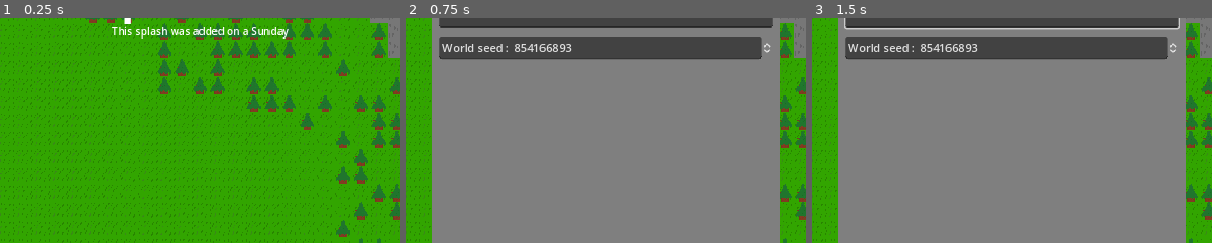
Above: before the commit, frames 1-3 (left to right).
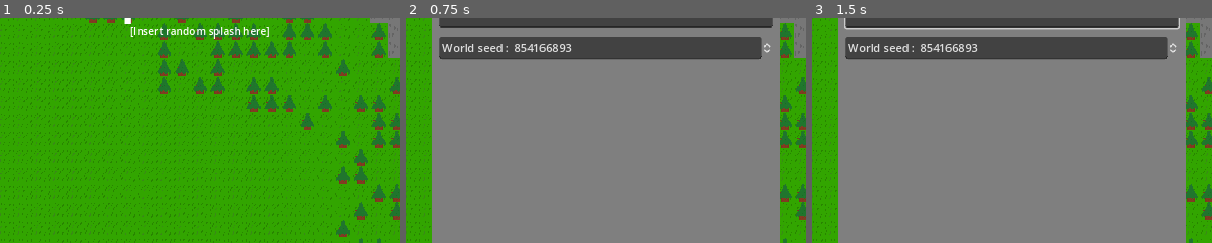
Above: after the commit, the same moments.

Repository: GamerninjaSKYT/OpenBox
Game: Godot game, scene res://MainMenu.tscn
Same seed, same stepped clock (60 frames per second), same inputs: the game is played once before the commit and once after it.
Inputs (mouse positions are % of the whole screen's width and height, from its top left):
- Up to frame 1 (0.25 s): no input
- Up to frame 2 (0.75 s): click "New Game" at 0.5 s
- Up to frame 3 (1.5 s): click (50, 11) at 1.27 s; type "Alex" at 1.35 s
The pictures show only the part of the screen within x 25-75%, y 15-65%; the shares and areas given below are measured in that part.

The runs differ from the first frame. In frame 1, 1.0% of the frame differs, in the area x 28-73%, y 3-10%; in frame 2, nothing differs; in frame 3, nothing differs.

Commit message:
bug fixes + new main menu splash text

Diff:
--- a/FurnaceUI.gd
+++ b/FurnaceUI.gd
@@ -15,7 +15,7 @@
 	if inv.ui.visible:
 		if inv.items[fuel.id] != null:
 			var f = inv.items[fuel.id].item.fuel * inv.items[fuel.id].count
-			if f > 1:
+			if f != 1:
 				fuelamount.text = str(f) + " fuel points"
 			else:
 				fuelamount.text = "1 fuel point"
@@ -25,7 +25,7 @@
 			for r in m.recipes_furnace:
 				if r.input.id == inv.items[input.id].item.id:
 					var n = r.fuelneeded * inv.items[input.id].count
-					if n > 1:
+					if n != 1:
 						neededamount.text = str(n) + " fuel points needed"
 					else:
 						neededamount.text = "1 fuel point needed"
--- a/Items/wood.tres
+++ b/Items/wood.tres
@@ -19,4 +19,4 @@
 can_rotate = true
 mining_tool_type = ""
 mining_multiplier = 1.0
-fuel = 0.5
+fuel = 0.75
--- a/MainMenu.tscn
+++ b/MainMenu.tscn
@@ -65,7 +65,7 @@
 horizontal_alignment = 1
 script = ExtResource("2_vnxnp")
 splash = NodePath(".")
-splashes = Array[String](["[Insert random splash here]", "Needs to be about 20% cooler!", "37% bug-free code!", "This splash was added on a Sunday"])
+splashes = Array[String](["[Insert random splash here]", "Needs to be about 20% cooler!", "37% bug-free code!", "This splash was added on a Sunday", "toki pona li lon"])
 
 [node name="NewGame" type="Button" parent="CanvasLayer/Control"]
 layout_mode = 0
--- a/WorldManager.gd
+++ b/WorldManager.gd
@@ -220,7 +220,7 @@
 						var item_i = 0
 						for ii in p.inv.items:
 							if item_ids.size() > item_i:
-								if item_ids[item_i] != -1:
+								if item_ids[item_i] != "-1":
 									var item = item_instance.new()
 									item.item = itemman.itemlist[item_ids[item_i]]
 									item.count = item_counts[item_i]
@@ -266,7 +266,7 @@
 		if b.inv != null:
 			for i in b.inv.items:
 				if i == null:
-					item_ids.append(-1)
+					item_ids.append("-1")
 					item_counts.append(0)
 				else:
 					item_ids.append(i.item.id)
